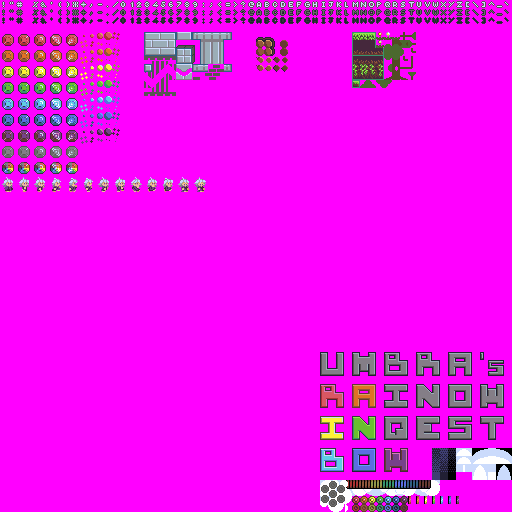
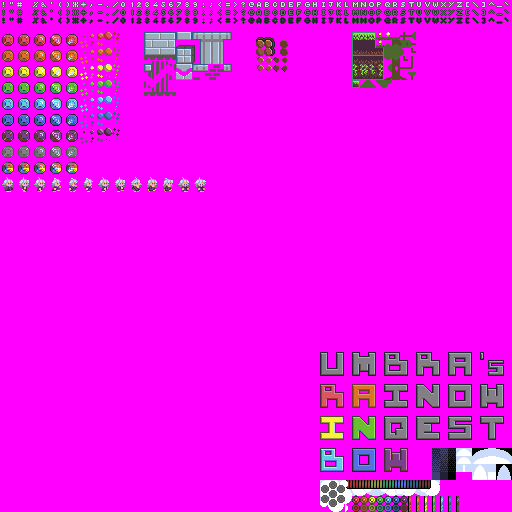
Layer changes from the first (512, 512) image to the second:
painted on "new" over [408, 504, 459, 512]
